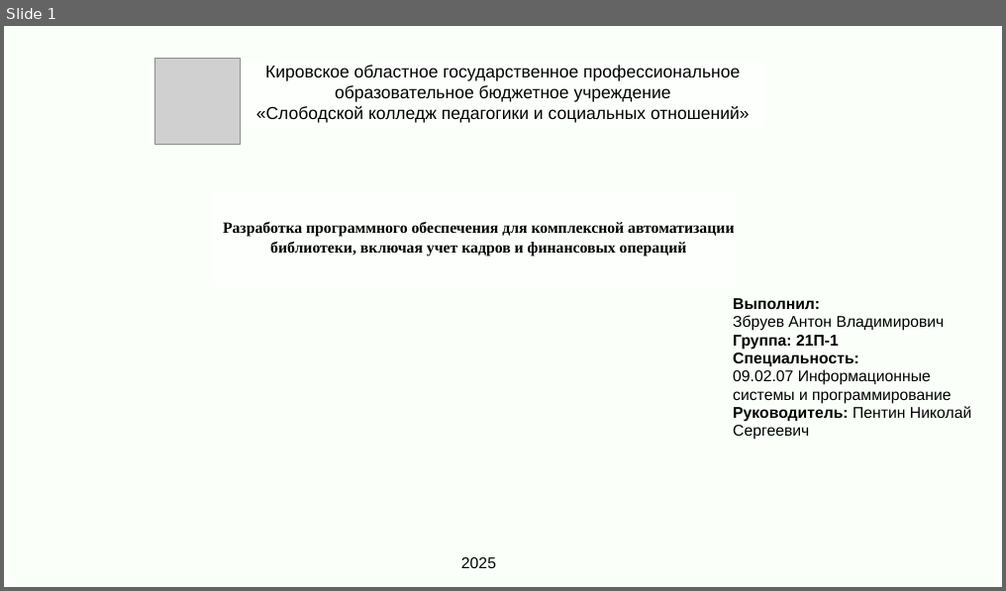
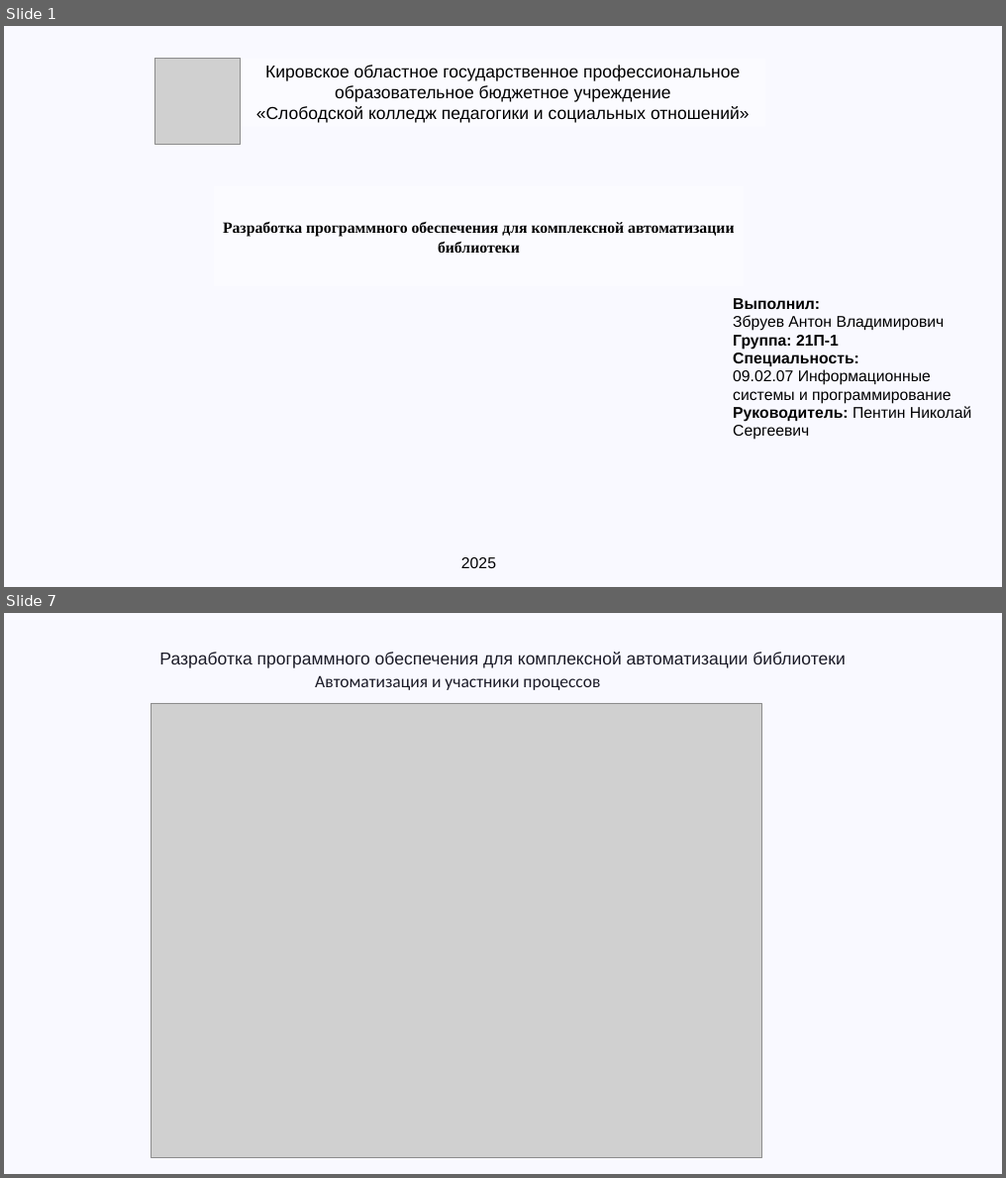
Before and after one commit to Smixdy/DiplomZbruev, a slide deck: Презентация дипломной работы.pptx. Shown one above the other, each under a label of ours: slide 1 before the commit, slides 1 and 7 after it; the slides between them are not shown. The pictures are 1006x591 and 1006x1178 pixels, drawn with LibreOffice and Linux fonts; fonts in the diff are those of the drawing; grey boxes stand for pictures; background and template pictures are left out. Boxes give left, top, right and bottom in pixels: in the first picture for what was removed or moved away, otherwise in the second. Text is boxed around its words. In the diff, an @@ line names an element or a change of style, - is before the commit and + after.

```diff
--- a/Презентация дипломной работы.pptx
+++ b/Презентация дипломной работы.pptx
@@ slide 7 added at (x1=4, y1=613, x2=1002, y2=1174), background #000000; not listed: 1 template element that a slide beside it also shows @@
@@ text added at (x1=159, y1=652, x2=845, y2=668), 20 pt, text #1B1B27 @@
+Разработка программного обеспечения для комплексной автоматизации библиотеки
@@ text added at (x1=315, y1=675, x2=600, y2=690), 20 pt, text #1B1B27 @@
+Автоматизация и участники процессов
@@ picture added at (x1=151, y1=703, x2=761, y2=1157) @@
@@ rectangle added at (x1=855, y1=1118, x2=1002, y2=1174), fill #F9F9FF, outline #F9F9FF 1 pt @@
@@ slide 1 changed as well @@
@@ background #FFFFFF to #000000 @@
@@ rectangle at (x1=4, y1=26, x2=1002, y2=587): fill #FAFFFA to #F9F9FF @@
@@ text at (x1=223, y1=222, x2=734, y2=253): text changed @@
-Разработка программного обеспечения для комплексной автоматизации библиотеки, включая учет кадров и финансовых операций
+Разработка программного обеспечения для комплексной автоматизации библиотеки
```
Also in this commit, not shown: 3 other slides changed, 12 other slides added, 6 slides removed.
